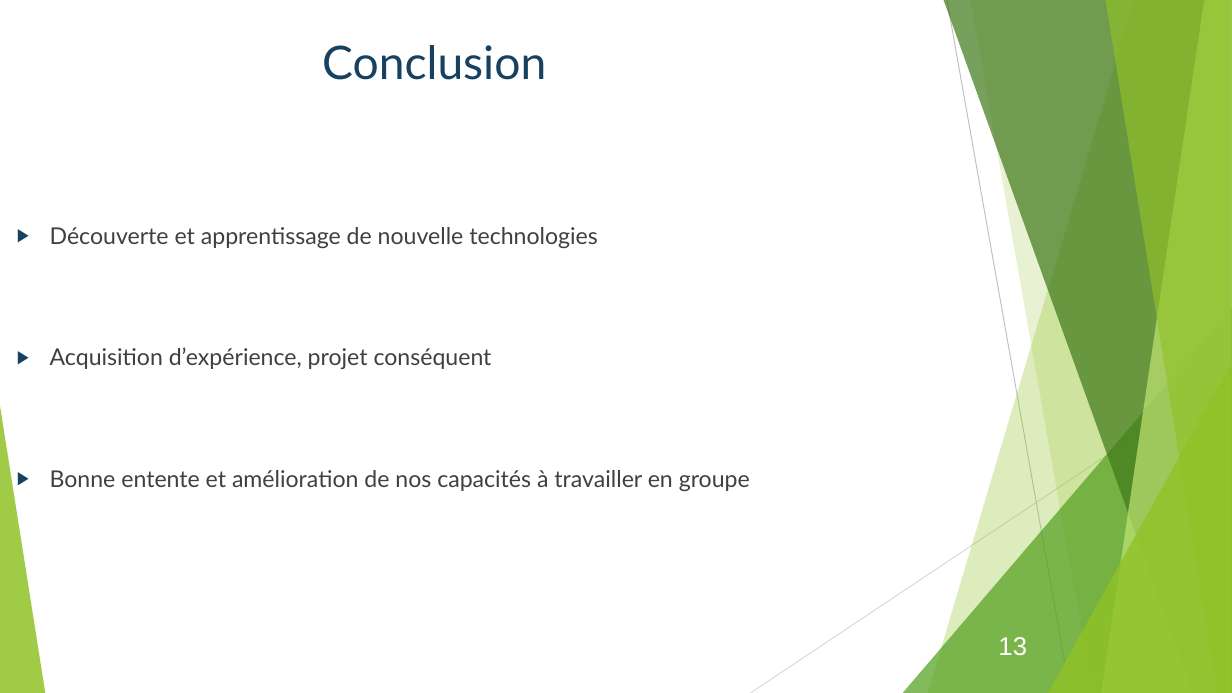
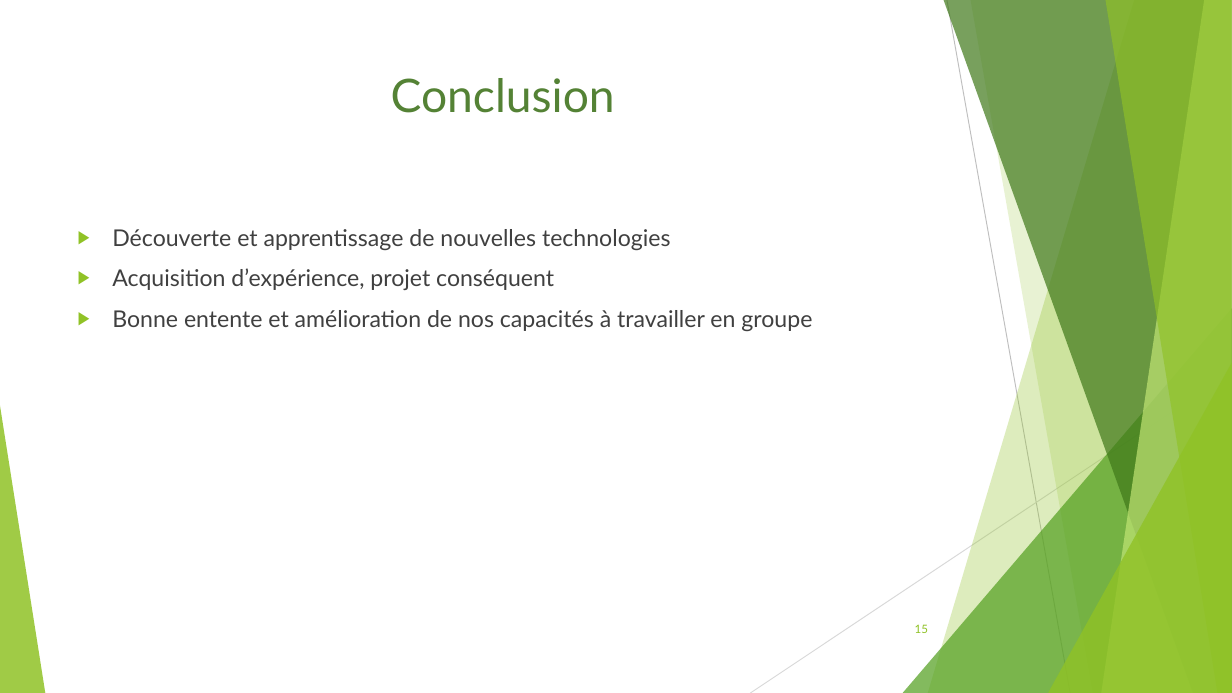
Before and after one commit to Bcante/recommandationSeries, a slide deck: slide 15 of diapoWebWindows.odp (slide 13 before the commit). Drawn at 1232x693 pixels with LibreOffice and Linux fonts; fonts in the diff are those of the drawing. Boxes give left, top, right and bottom in pixels: in the first picture for what was removed or moved away, otherwise in the second. Text is boxed around its words. In the diff, an @@ line names an element or a change of style, - is before the commit and + after.

```diff
--- a/diapoWebWindows.odp
+++ b/diapoWebWindows.odp
@@ title "Conclusion": place and size @@
-title "Conclusion" at box(322, 45, 546, 80)
+title "Conclusion" at box(391, 78, 615, 113)
@@ title "Conclusion" at box(391, 78, 615, 113): text colour #164161 to #548235 @@
@@ text "Découverte et apprentissage de nouvelles ...": place and size @@
-text "Découverte et apprentissage de nouvelles ..." at box(50, 227, 750, 491)
+text "Découverte et apprentissage de nouvelles ..." at box(112, 229, 812, 331)
@@ text at box(112, 229, 671, 250): text changed @@
-  ▶ Découverte et apprentissage de nouvelle technologies
+▶ Découverte et apprentissage de nouvelles technologies
@@ text at box(112, 268, 812, 331): list level 2 to 1 in "Acquisition d’expérience, projet conséquent"; bullet colour #164161 to #90C226; list level 2 to 1 in "Bonne entente et amélioration de ..." @@
@@ page number added at box(915, 624, 928, 633), 9 pt, text #90C226 @@
+15
@@ text removed at box(998, 637, 1027, 655) @@
-13
```
Also in this commit, not shown: 10 other slides changed, 4 slides added, 2 slides removed.
